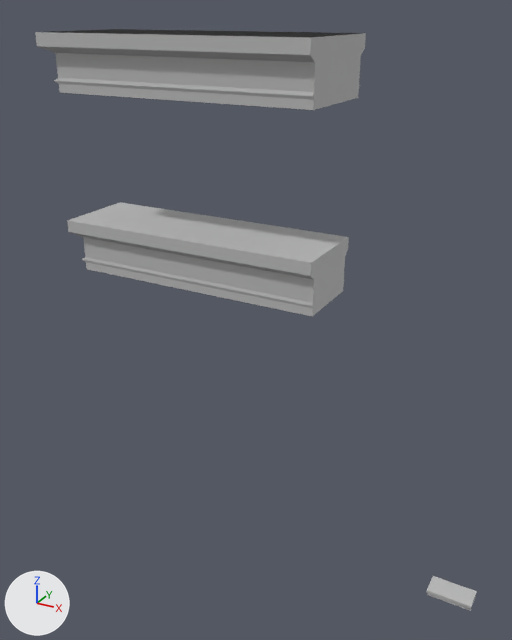
Renders of the FBX model UDK-2011-08/UDKGame/Content/Nomon/Assets/pillar_top_left.fbx from each side of a commit.
One viewpoint serves both versions: a 50 mm camera at (0.64, -5.4, 5.7) aimed at (-2.28, -0.09, 3.04). Arrows for +X, +Y and +Z are at lower left; the lights stay in place. Where no turn or scale is listed for an object, it has been applied to the vertices.
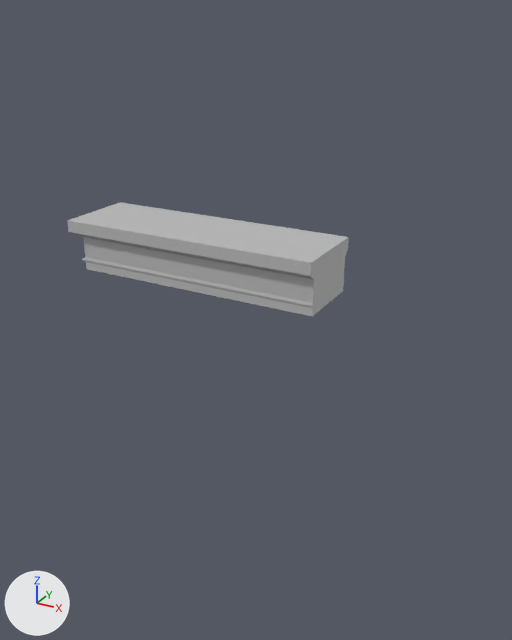
What changed in the scene script:
```text
Remove ob_pasted__polysurface45:
    ob_pasted__polysurface45 = bpy.data.objects.new('pasted__polySurface45', me_mesh)
    ob_pasted__polysurface45.location = (0.0, 0.0, 0.19)
Remove ob_polysurface5:
    ob_polysurface5 = bpy.data.objects.new('polySurface5', me_mesh_005)
    ob_polysurface5.location = (0.0, 0.0, 3.35)
Remove ob_polysurface3:
    ob_polysurface3 = bpy.data.objects.new('polySurface3', me_mesh_001)
    ob_polysurface3.location = (1.6, 0.0, 3.35)
Remove ob_polysurface4:
    ob_polysurface4 = bpy.data.objects.new('polySurface4', me_mesh_003)
    ob_polysurface4.location = (-1.6, 0.0, 3.35)
```

Pixel boxes (x1, y1, x2, y2) of what changed, in the pictures (512 x 640 px):
'polySurface5', deleted: before (35, 30, 354, 110)
'polySurface4', deleted: before (51, 29, 366, 110)
'pasted__polySurface45', deleted: before (426, 576, 477, 611)
'polySurface3', deleted: before (60, 29, 355, 37)
